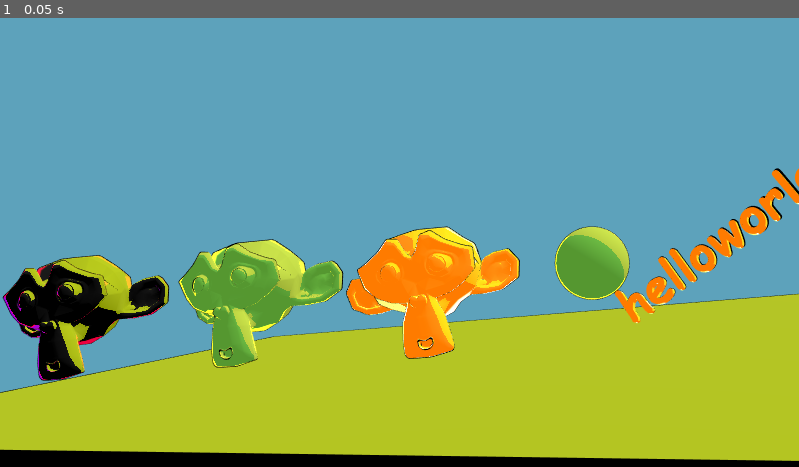
Above: before the commit, frame 1.
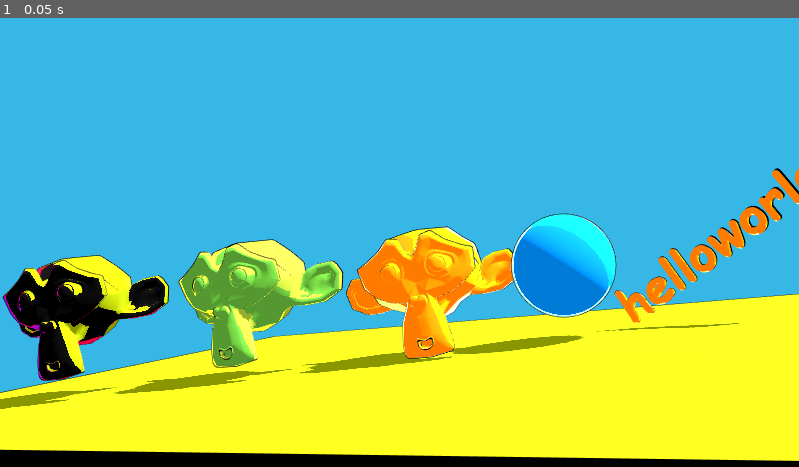
Above: after the commit, the same moment.

Repository: frankschoeman/Godot-ComicShader
Game: Godot game, scene res://ExampleScene.tscn
The game is run twice, just before and just after one commit, with the same random seed, the same clock (stepped at 60 frames per second) and the same inputs.
Inputs:
- Up to frame 1 (0.05 s): no input

The runs differ from the first frame. In frame 1, 90% of the frame differs, in the area x 0-100%, y 0-99%.

Commit message:
Add files via upload

Diff:
--- a/ExampleScene.tscn
+++ b/ExampleScene.tscn
@@ -1,8 +1,9 @@
-[gd_scene load_steps=8 format=4 uid="uid://jus82nhlf4xl"]
+[gd_scene load_steps=9 format=4 uid="uid://jus82nhlf4xl"]
 
 [ext_resource type="Material" uid="uid://bnox6xdmrgmky" path="res://mYellow.tres" id="1_5wblg"]
 [ext_resource type="Material" uid="uid://bfqsvk4k5rqic" path="res://mGreen.tres" id="1_kelfb"]
 [ext_resource type="PackedScene" uid="uid://wwvd2bvsfom1" path="res://amonke.glb" id="2_gcfgo"]
+[ext_resource type="Material" uid="uid://c056yyij8oh0a" path="res://mblue.tres" id="3_n7n8g"]
 [ext_resource type="Material" uid="uid://bktir2x3wiawn" path="res://mDarkGreen.tres" id="4_fgqed"]
 
 [sub_resource type="StandardMaterial3D" id="StandardMaterial3D_lygpk"]
@@ -44,24 +45,25 @@
 [node name="monke" parent="." instance=ExtResource("2_gcfgo")]
 transform = Transform3D(0.415931, -0.265842, 0.869672, 0.114699, 0.964017, 0.239825, -0.902134, 0, 0.431456, -2.36843, 0, -0.252357)
 
+[node name="Suzanne" parent="monke" index="0"]
+transform = Transform3D(0.380317, 0.204984, -0.901853, -0.0680026, 0.978687, 0.19377, 0.922353, -0.0123658, 0.386152, 0.229145, -0.447454, -0.226842)
+material_override = ExtResource("1_5wblg")
+
+[node name="Text" parent="monke" index="1"]
+transform = Transform3D(0.147075, -45.7876, -0.239437, 0.394748, 13.3066, -0.875435, 0.906942, 1.63345, 0.419863, 1.82175, -1.69695, 2.06649)
+material_override = ExtResource("1_5wblg")
+
 [node name="DirectionalLight3D" type="DirectionalLight3D" parent="monke"]
 transform = Transform3D(0.867619, 0.341424, 0.361479, -0.496416, 0.553219, 0.668969, 0.028425, -0.759854, 0.649472, 0.757443, -0.629628, 2.16864)
 light_bake_mode = 0
-shadow_blur = 0.0
+shadow_enabled = true
+shadow_blur = 1.5
 
 [node name="CSGSphere3D" type="CSGSphere3D" parent="monke"]
-transform = Transform3D(0.415931, 0.114699, -0.902134, -0.265842, 0.964016, -1.41561e-07, 0.869672, 0.239825, 0.431456, 0.757443, -0.629628, 2.16864)
-material_override = ExtResource("1_kelfb")
+transform = Transform3D(0.617691, 0.170337, -1.33974, -0.394797, 1.43164, -2.15712e-07, 1.29153, 0.35616, 0.640747, 1.14993, -0.574598, 1.56094)
+material_override = ExtResource("3_n7n8g")
 radial_segments = 24
 rings = 24
-
-[node name="Suzanne" parent="monke" index="2"]
-transform = Transform3D(0.380317, 0.204984, -0.901853, -0.0680026, 0.978687, 0.19377, 0.922353, -0.0123658, 0.386152, 0.229145, -0.447454, -0.226842)
-material_override = ExtResource("1_5wblg")
-
-[node name="Text" parent="monke" index="3"]
-transform = Transform3D(0.147075, -45.7876, -0.239437, 0.394748, 13.3066, -0.875435, 0.906942, 1.63345, 0.419863, 1.82175, -1.69695, 2.06649)
-material_override = ExtResource("1_5wblg")
 
 [node name="Camera3D" type="Camera3D" parent="monke"]
 transform = Transform3D(0.552569, 0.114699, -0.825537, -0.262537, 0.964016, -0.0417887, 0.791038, 0.239825, 0.562799, -11.3784, -0.202526, 7.44013)
--- /dev/null
+++ b/mblue.tres
@@ -0,0 +1,19 @@
+[gd_resource type="ShaderMaterial" load_steps=4 format=3 uid="uid://c056yyij8oh0a"]
+
+[ext_resource type="Shader" uid="uid://c2b6f1flwbina" path="res://OutlinePass.gdshader" id="1_1yxje"]
+[ext_resource type="Shader" uid="uid://d3og8wexkvop7" path="res://ComicShader.tres" id="2_tts8h"]
+
+[sub_resource type="ShaderMaterial" id="ShaderMaterial_bgx3t"]
+render_priority = 0
+shader = ExtResource("1_1yxje")
+shader_parameter/color = Color(0, 0, 0, 1)
+shader_parameter/size = 1.01
+
+[resource]
+render_priority = 0
+next_pass = SubResource("ShaderMaterial_bgx3t")
+shader = ExtResource("2_tts8h")
+shader_parameter/ColorParameter = Color(1.2514e-06, 0.588958, 0.847028, 1)
+shader_parameter/ColorParameter2 = Color(0.875175, 0.486503, 1, 1)
+shader_parameter/FresnelPower = 4.68
+shader_parameter/RimLightColor = Color(0.813257, 0.813258, 0.813257, 1)
--- a/project.godot
+++ b/project.godot
@@ -12,13 +12,13 @@
 
 config/name="ComicShader"
 run/main_scene="res://ExampleScene.tscn"
-config/features=PackedStringArray("4.3", "Forward Plus")
+config/features=PackedStringArray("4.4", "Forward Plus")
 config/icon="res://icon.svg"
 
 [rendering]
 
+anti_aliasing/quality/msaa_3d=3
 environment/volumetric_fog/use_filter=0
-environment/defaults/default_clear_color=Color(0.365969, 0.636677, 0.733141, 1)
-anti_aliasing/quality/msaa_3d=3
+environment/defaults/default_clear_color=Color(0.216, 0.7176, 0.9, 1)
 anti_aliasing/quality/screen_space_aa=1
 anti_aliasing/quality/use_taa=true
Not shown, changed: amonke.glb.import
Not shown: 1 places in mDarkGreen.tres that only renumber resources
Not shown: 1 places in mGreen.tres that only renumber resources
Not shown: 1 places in mYellow.tres that only renumber resources
Not shown, changed: README.md
